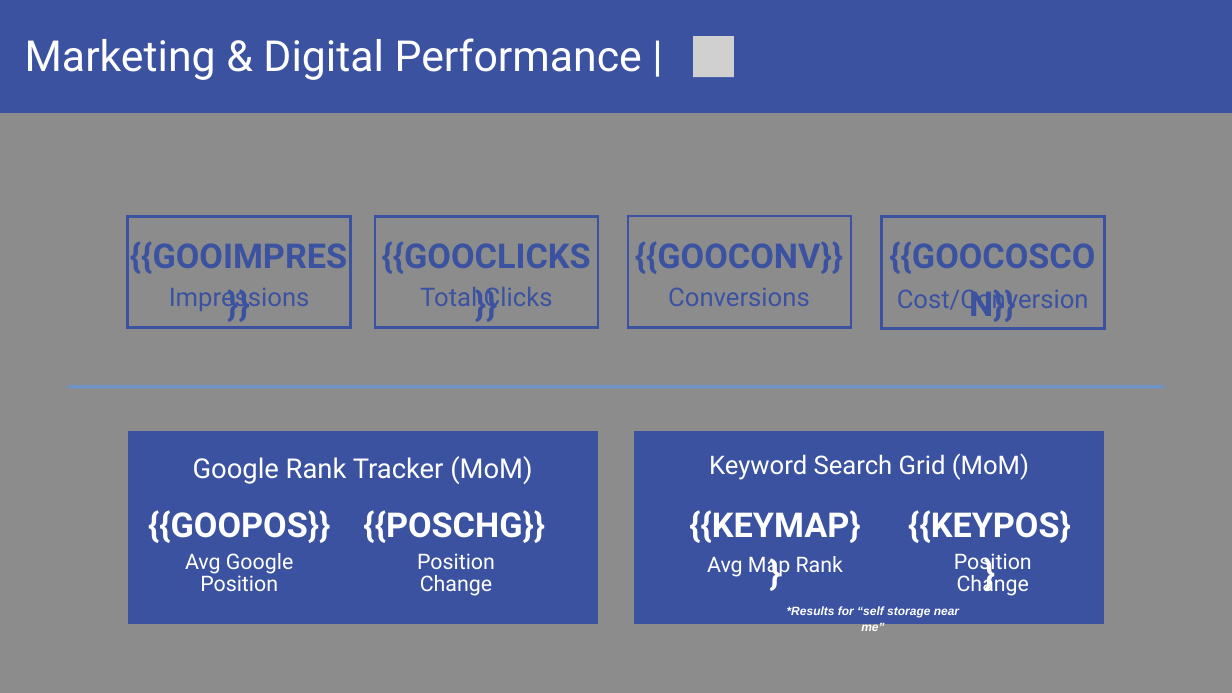
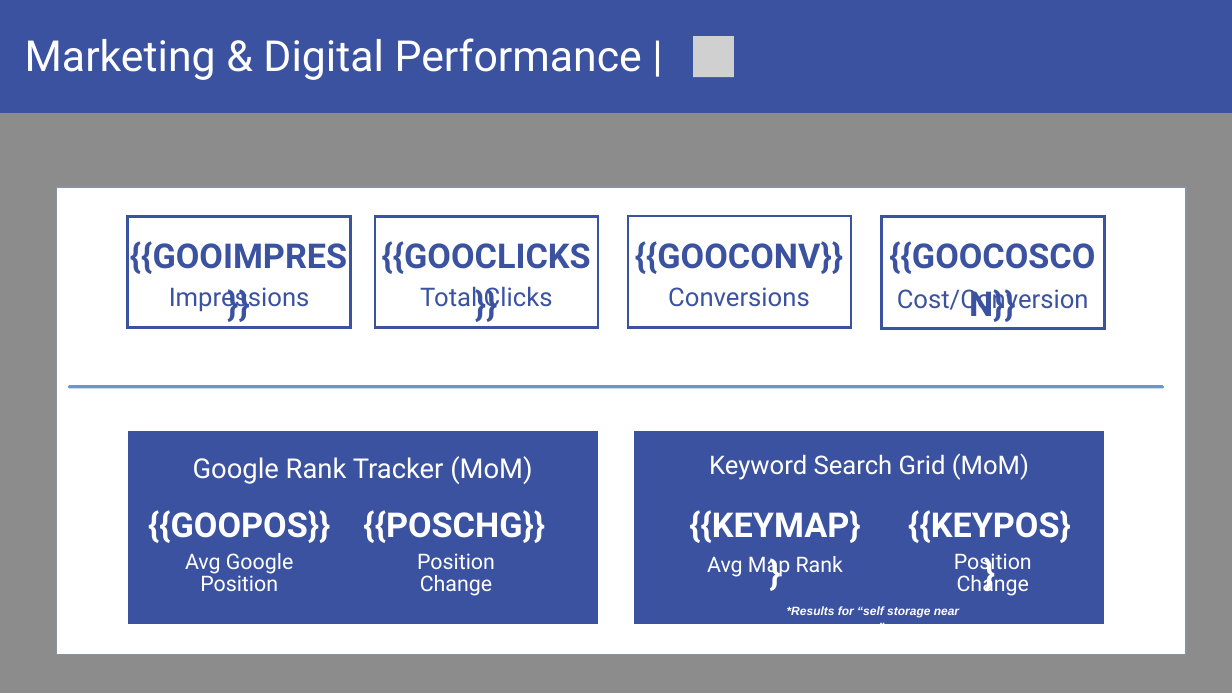
Before and after one commit to alexandermburke/ProformaBuilder, a slide deck: slide 11 of storeinsight/public/OWNERTEMPLATE.pptx. Drawn at 1232x693 pixels with LibreOffice and Linux fonts; fonts in the diff are those of the drawing; grey boxes stand for pictures; background and template pictures are left out; a plain dark background stands for a picture behind light text. Boxes give left, top, right and bottom in pixels: in the first picture for what was removed or moved away, otherwise in the second. Text is boxed around its words. In the diff, an @@ line names an element or a change of style, - is before the commit and + after.

```diff
--- a/storeinsight/public/OWNERTEMPLATE.pptx
+++ b/storeinsight/public/OWNERTEMPLATE.pptx
@@ rectangle added at (57, 187, 1186, 654), fill #FFFFFF, outline #233953 2 pt @@
```
Also in this commit, not shown: 2 other slides changed, 3 other files.
